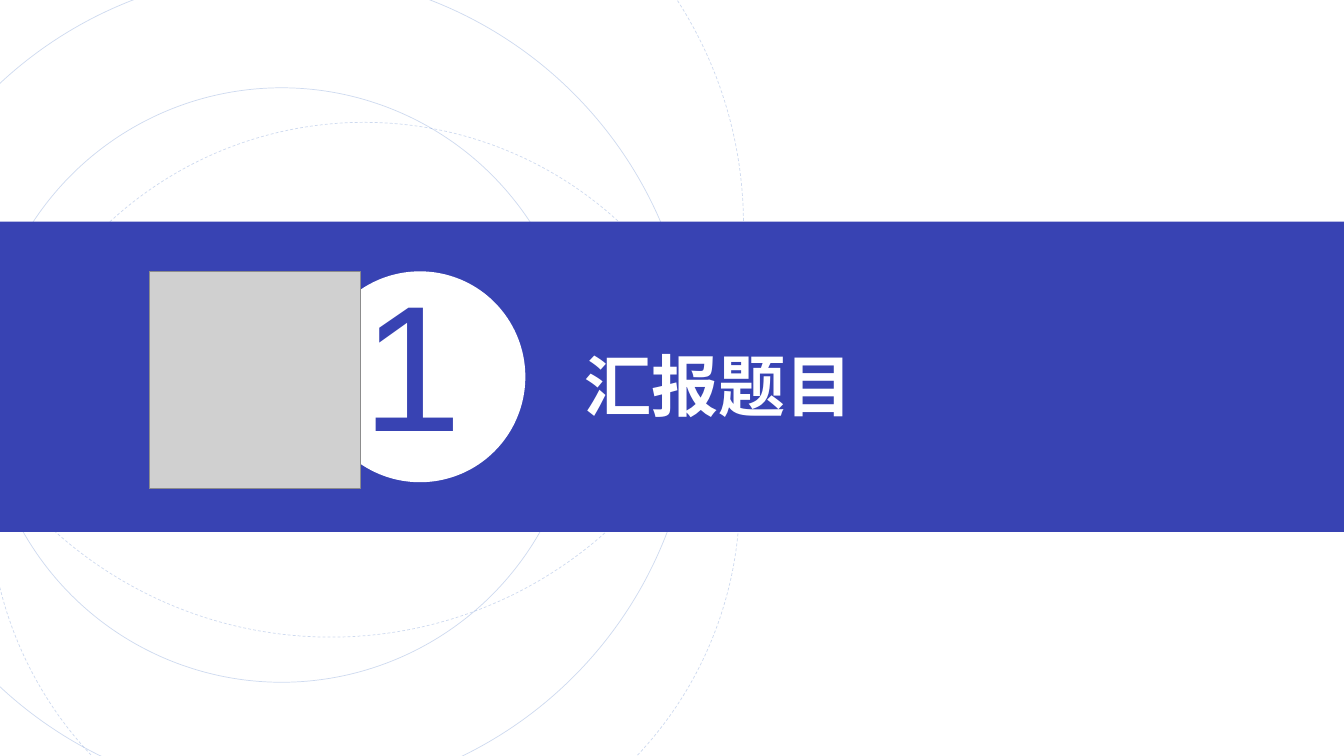
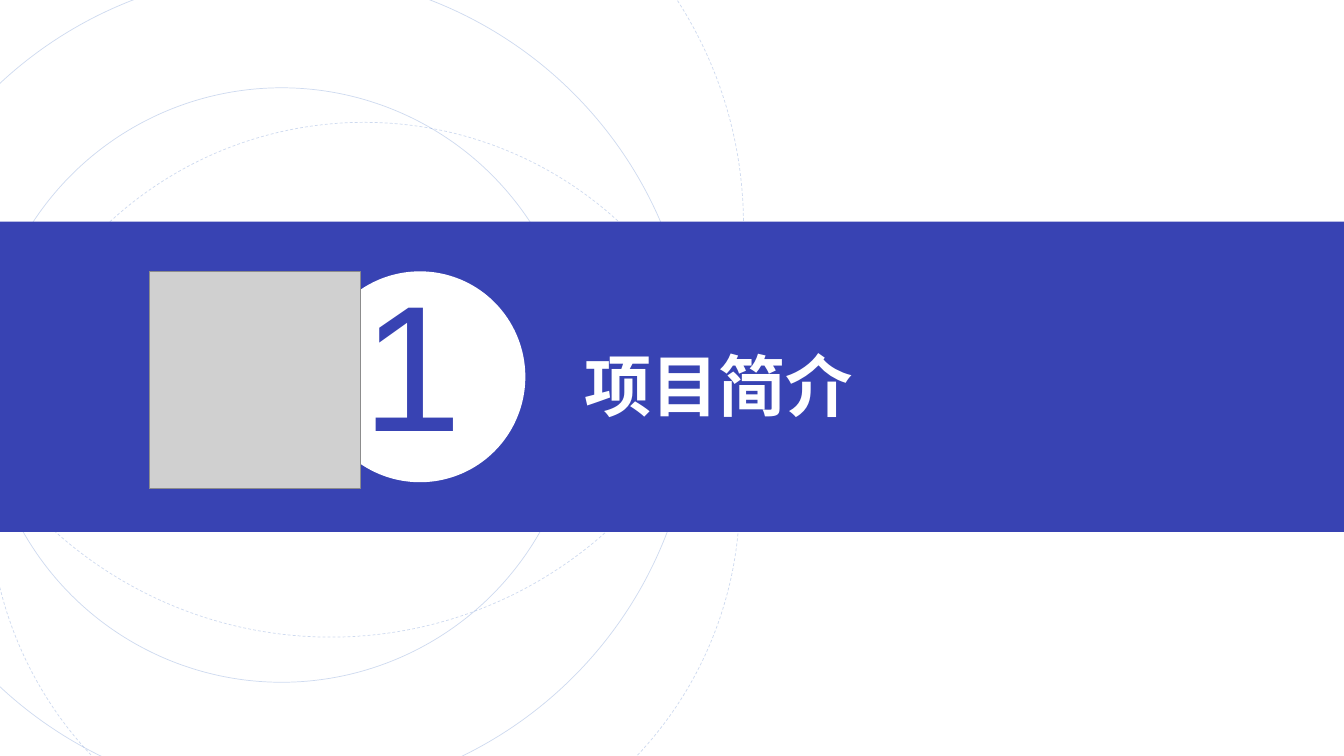
Before and after one commit to sangby/project, a slide deck: slide 3 of document/document/ppt/QG答辩汇报.pptx. Drawn at 1344x756 pixels with LibreOffice and Linux fonts; fonts in the diff are those of the drawing; grey boxes stand for pictures. Boxes give left, top, right and bottom in pixels: in the first picture for what was removed or moved away, otherwise in the second. Text is boxed around its words. In the diff, an @@ line names an element or a change of style, - is before the commit and + after.

```diff
--- a/document/document/ppt/QG答辩汇报.pptx
+++ b/document/document/ppt/QG答辩汇报.pptx
@@ text at box(584, 353, 853, 417): text changed @@
-汇报题目
+项目简介
```
Also in this commit, not shown: 7 other slides changed, 6 slides added, 2 slides removed, 1 other file.
